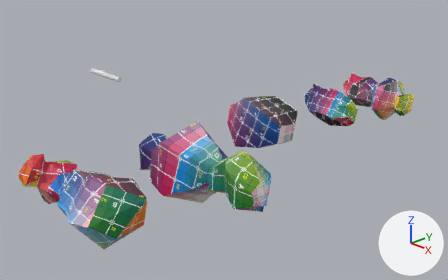
Two versions of the Blender file public/3d/matthaikirchplatz.blend, one commit apart.
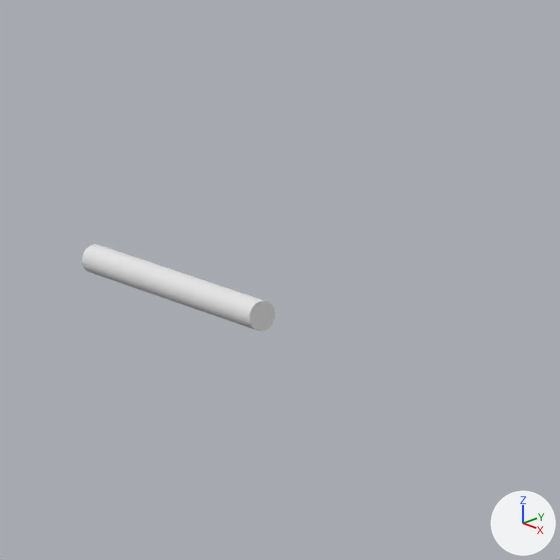
There are two pictures of each version: one whole from a camera (50 mm lens) standing at (32.1, -20.2, 10.3) and looking at (9.2, 1.7, -2.0), one close up on the part from 17% to 38% of the width and 10% to 43% of the height. Arrows for +X, +Y and +Z are at lower right; the lights stay in place.
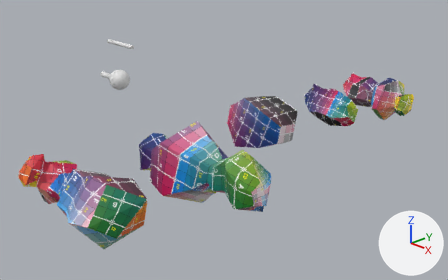
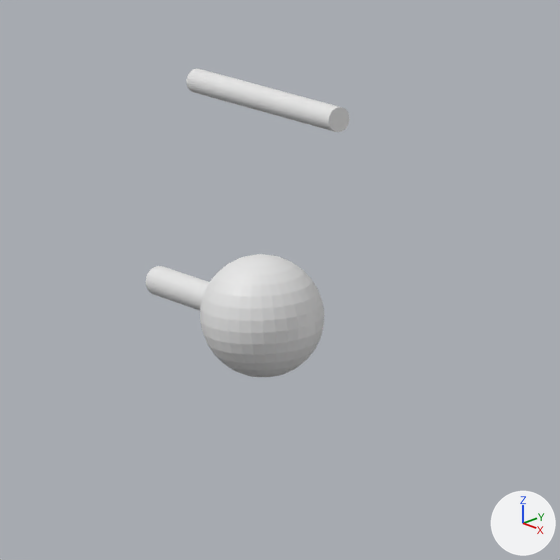
What differs and where, as boxes [x1, y1, x2, y2] in the close-ups (560 x 560 px):
'sphere', added
    after: [146, 254, 324, 377]
'cylinder', moved
    before: [82, 244, 275, 331]
    after: [186, 68, 350, 132]

Diff of the bpy script that builds the scene:
```diff
--- a/public/3d/matthaikirchplatz.blend.py
+++ b/public/3d/matthaikirchplatz.blend.py
@@ me_sphere @@
+me_sphere.from_pydata(...)  # a UV sphere (32 segments, 16 rings, poles along z) spanning x -0.6..0.6, y -0.6..0.6, z -0.6..0.6; a 32-sided cylinder along x spanning x -1.82..-0.32, y -0.15..0.15, z -0.15..0.15
@@ ob_cylinder @@
 ob_cylinder = bpy.data.objects.new('cylinder', me_cylinder)
-ob_cylinder.location = (2.072, -0.073, 0.309)
+ob_cylinder.location = (-4.424, 5.525, 0.309)
@@ ob_sphere @@
+ob_sphere = bpy.data.objects.new('sphere', me_sphere)
+ob_sphere.location = (2.072, -0.073, 0.309)
```
